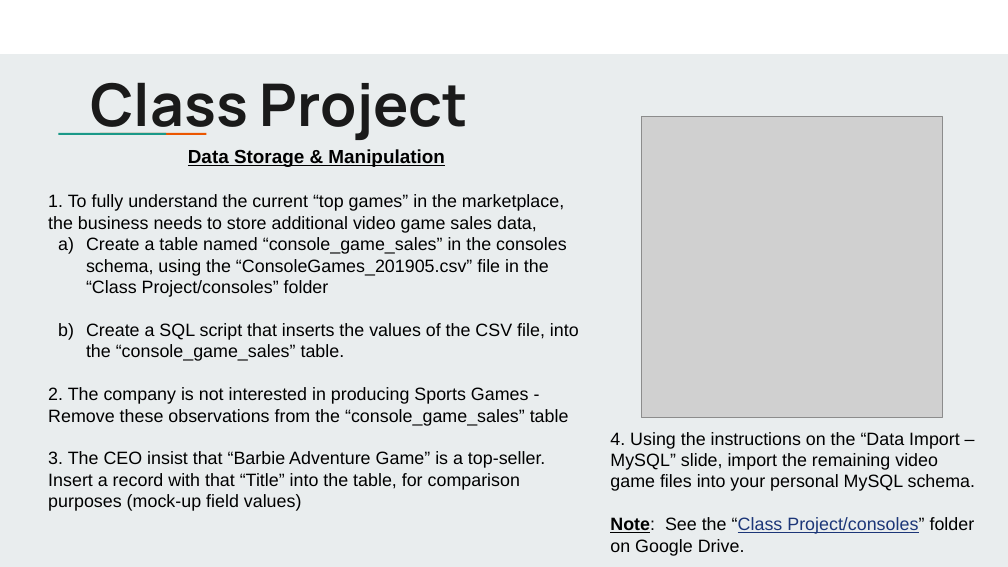
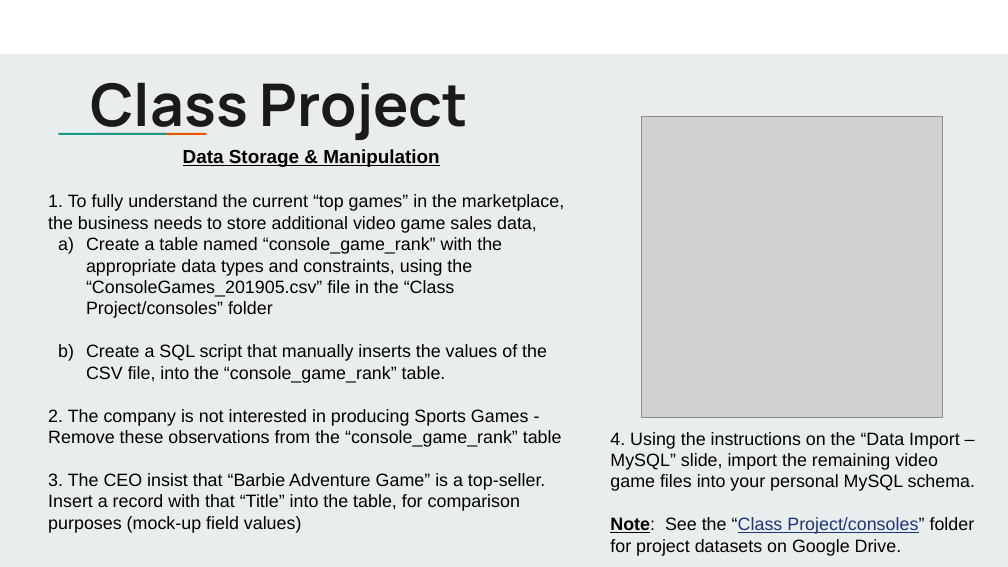
Before and after one commit to jbergmann56/OSDA-DataManipulationAndManagement, a slide deck: slide 15 of Lectures/(3) Extracting & Storing Data.pptx. Drawn at 1008x567 pixels with LibreOffice and Linux fonts; fonts in the diff are those of the drawing; grey boxes stand for pictures. Boxes give left, top, right and bottom in pixels: in the first picture for what was removed or moved away, otherwise in the second. Text is boxed around its words. In the diff, an @@ line names an element or a change of style, - is before the commit and + after.

Commit message:
class update 10.27.21

```diff
--- a/Lectures/(3) Extracting & Storing Data.pptx
+++ b/Lectures/(3) Extracting & Storing Data.pptx
@@ text at [48, 237, 562, 447]: text changed @@
-a) Create a table named “console_game_sales” in the consoles schema, using the “ConsoleGames_201905.csv” file in the “Class Project/consoles” folder
-b) Create a SQL script that inserts the values of the CSV file, into the “console_game_sales” table.
-2. The company is not interested in producing Sports Games - Remove these observations from the “console_game_sales” table
+a) Create a table named “console_game_rank” with the appropriate data types and constraints, using the “ConsoleGames_201905.csv” file in the “Class Project/consoles” folder
+b) Create a SQL script that manually inserts the values of the CSV file, into the “console_game_rank” table.
+2. The company is not interested in producing Sports Games - Remove these observations from the “console_game_rank” table
@@ text at [610, 517, 975, 556]: text changed @@
-Note: See the “Class Project/consoles” folder on Google Drive.
+Note: See the “Class Project/consoles” folder for project datasets on Google Drive.
```
Also in this commit, not shown: 9 other slides changed, 15 other files.
